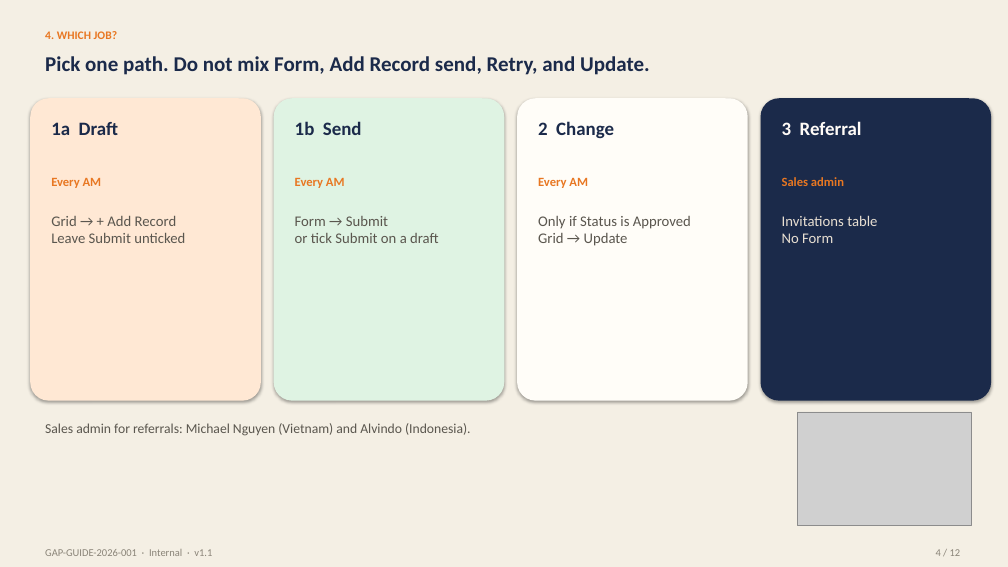
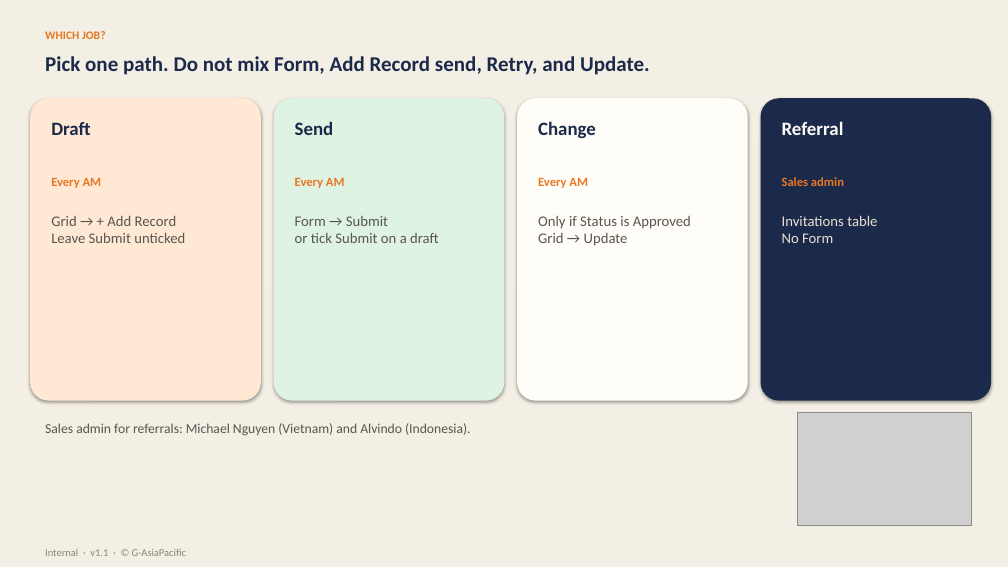
Before and after one commit to azibfikri/apn-opportunity-lark-guide, a slide deck: slide 4 of GAP-GUIDE-2026-001-APN-Opportunity-Lark-Base.pptx. Drawn at 1008x567 pixels with LibreOffice and Linux fonts; fonts in the diff are those of the drawing; grey boxes stand for pictures. Boxes give left, top, right and bottom in pixels: in the first picture for what was removed or moved away, otherwise in the second. Text is boxed around its words. In the diff, an @@ line names an element or a change of style, - is before the commit and + after.

```diff
--- a/GAP-GUIDE-2026-001-APN-Opportunity-Lark-Base.pptx
+++ b/GAP-GUIDE-2026-001-APN-Opportunity-Lark-Base.pptx
@@ text at [45, 31, 105, 39]: text changed @@
-4. WHICH JOB?
+WHICH JOB?
@@ text at [51, 122, 90, 135]: text changed @@
-1a Draft
+Draft
@@ text at [295, 121, 334, 135]: text changed @@
-1b Send
+Send
@@ text at [538, 121, 596, 138]: text changed @@
-2 Change
+Change
@@ text at [782, 121, 844, 135]: text changed @@
-3 Referral
+Referral
@@ text at [45, 549, 186, 556]: text changed @@
-GAP-GUIDE-2026-001 · Internal · v1.1
+Internal · v1.1 · © G-AsiaPacific
@@ text removed at [936, 549, 961, 556] @@
-4 / 12
```
Also in this commit, not shown: 11 other slides changed, 1 other file.
